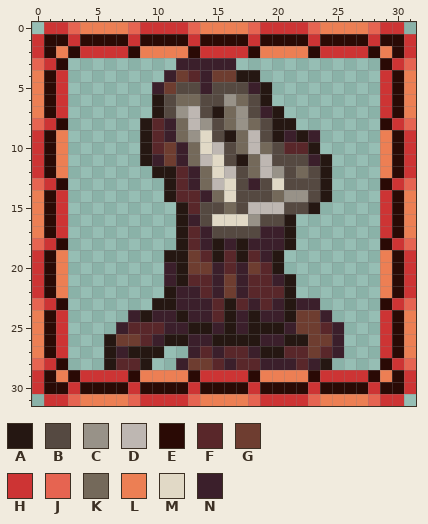
Two states of a pixel-art sprite, Resources/Textures/_Goobstation/Changeling/changeling_abilities.rsi/claw.png. Above is the file before it was changed.
The file is 32x32 pixels.
Palette (. is transparent): A #251712  B #554941  C #989288  D #beb7b2  E #2a0a05  F #59272a  G #6e3d30  H #cd3434  J #e66451  K #74695a  L #ec7f54  M #e1d9c6  N #3b1f2b
Pixels before, first column x 0:
 0 .HHJLLLLJHHHHJLLLLJHHHHJLLLLJHH.
 1 HEEHEEEEHEEEEHEEEEHEEEEHEEEEHEEH
 2 HELEHHHHELLLLEHHHHELLLLEHHHHELEH
 3 JHE.........NNNNN............EHJ
 4 LEH........NGFNGGAA..........HEL
 5 LEH.......NGBBNBBBNA.........HEL
 6 LEH.......ABKKBBCKBA.........HEL
 7 LEH.......ABCDBAKCBNA........HEL
 8 JHE......AFNKDCBKCKBAA.......EHJ
 9 HEL......AFNKCMBAKDBANAN.....LEH
10 HEL......AFGNKMDBKDKBFFA.....LEH
11 HEL......ANGNKDMBAKDBBBNA....LEH
12 HEL.......AAFNKMDBKDCBKBA....LEH
13 JHE........AFNKDMBNBMBBBA....EHJ
14 LEH........AFFNKMBBBKCCBA....HEL
15 LEH.........AFBBKBDDDBBA.....HEL
16 LEH.........ANBMMMCBBA.......HEL
17 LEH.........AFNBBBBNNA.......HEL
18 JHE.........AFNANANNNA.......EHJ
19 HEL........AAGFAFAFNA........LEH
20 HEL........NAGGNFNGFA........LEH
21 HEL........NAFFNGNFFNA.......LEH
22 HEL........ANNFNGNFFFA.......LEH
23 JHE.......AANNNFAFNFNANN.....EHJ
24 LEH.....NANNANNFANANNAGGN....HEL
25 LEH....NFFFNNAANANAAANGGFN...HEL
26 LEH...AGGFNAANNAAAANNAAGGN...HEL
27 LEH...ANAAA..NFNFFNAAFFGFN...HEL
28 JHE...AFFA..NGGFNFFNNNFNA....EHJ
29 HELEHHHHELLLLEHHHHELLLLEHHHHELEH
30 HEEHEEEEHEEEEHEEEEHEEEEHEEEEHEEH
31 .HHJLLLLJHHHHJLLLLJHHHHJLLLLJHH.
After:
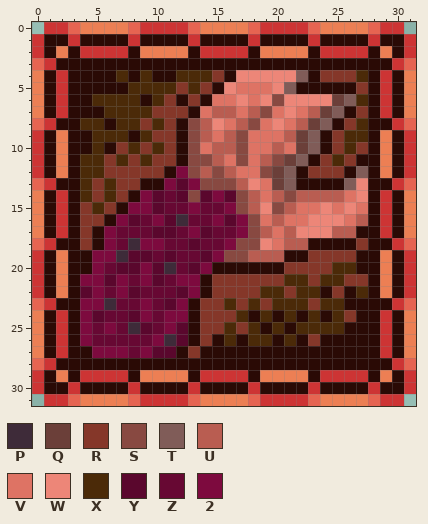
Colours new in this view: P #3e2b39  Q #6b3f39  R #853729  S #884941  T #805c58  U #b95d51  V #de7364  W #ed8678  X #4b2a08  Y #5a072d  Z #670833  2 #7d0a3e
Changes in this commit:
Changed rows in their new state; - is an unchanged pixel.
first column x 3:
 3 EEEEEEEEEEEEEEEEEEEEEEEEEE
 4 EEEEXEXEEXXXREWWWWWTERRRXE
 5 EEEEEXXXXRXREWVVVWTEEEEERE
 6 EEXXXXEXREREVVWVWSWWWWQTXE
 7 EEEXXXXRRREVUUVUSVWVUQTERE
 8 EXXEXXRXRESUWVUSVWVUQTERXE
 9 EEXXXEXRRESUVUSVVVUQTERXXE
10 EEXERXRXRESVUUSVVUVQTERXRE
11 EXXRXRXRRESSUVSVUSQTERXREE
12 EXXRRRRRE2SUSUVVSQTERRRETE
13 EXRXRREE2Y2SSSUWVQTEEEETWE
14 EXRXRE2YZYSY2YSUVUSUUUUVWE
15 ERXRE22YZZ2ZZ2SUWSUVVWVWVE
16 ERRE2YZ2YPZZ2Y2SVUVVWWWVUE
17 ERE2ZZZYYZ2YZZ2SUVUWWWUUEE
18 ERE2ZP22ZZYZZ2SSWVUUEEEERE
19 EE22PYYZYZZY2SSUUUEERRRREE
20 EE2ZYY2YPZY2EEEEEERRRRXXEE
21 E22Y2Z2YZ22ERRRRRRXXRXXRRE
22 EY2Z2YZZZY2ERRRRXXRXXEREXE
23 E22PZZ2ZY2ERRXRXRXXXRXXEEE
24 E2YZZY2Z22ERRRXEXEXEXEXREE
25 E2Z2ZPYZ2YERRXRXEXEXXXXEEE
26 E2ZZZZZ2PYEREXEXXEXEREEEEE
27 EE222Z2YYEREEEEEEEEEEEEEEE
28 EEEEEEEEEEEEEEEEEEEEEEEEEE
Where, in picture pixels (left, top, right, bottom), the same in both pictures:
changed: (68, 58, 380, 370)
